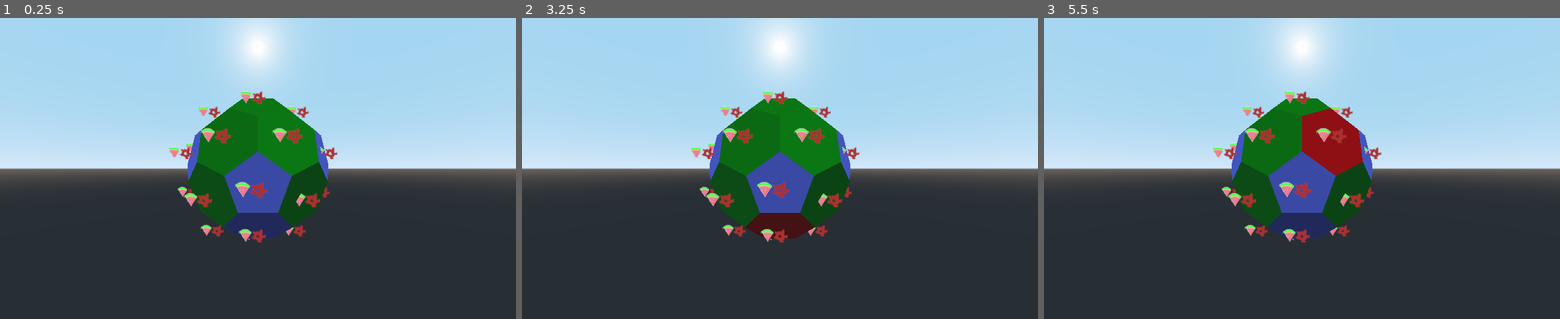
Above: before the commit, frames 1-3 (left to right).
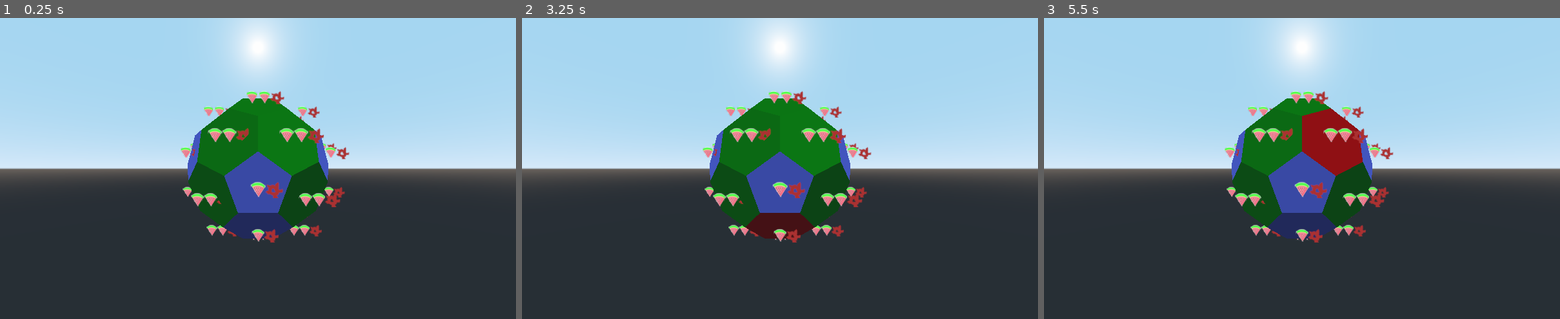
Above: after the commit, the same moments.

Repository: CawawaC/gwj-23
Game: Godot game, scene res://game.tscn
The game is run twice, just before and just after one commit, with the same random seed, the same clock (stepped at 60 frames per second) and the same inputs.
Inputs (mouse positions are in pixels of both pictures, inside the frame that each line leads up to):
- Up to frame 1 (0.25 s): no input
- Up to frame 2 (3.25 s): tap Enter at 0.5, 2 s; move the mouse to (893, 153) at 0.52 s; click (893, 153) at 0.67 s; tap Space at 1.25, 2.75 s; move the mouse to (676, 183) at 1.27 s; click (676, 183) at 1.42 s; move the mouse to (831, 102) at 2.02 s; click (831, 102) at 2.17 s; move the mouse to (754, 228) at 2.77 s; click (754, 228) at 2.92 s
- Up to frame 3 (5.5 s): tap Enter at 3.5 s; move the mouse to (1456, 213) at 3.52 s; click (1456, 213) at 3.67 s; tap Space at 4.25 s; move the mouse to (1147, 123) at 4.27 s; click (1147, 123) at 4.42 s; move the mouse to (1327, 168) at 5.02 s; click (1327, 168) at 5.17 s

The runs differ from the first frame. In frame 1, 3.0% of the frame differs, in the area x 32-68%, y 24-75%; in frame 2, 3.0%; in frame 3, 3.0%.

Commit message:
dynamic tile yields

Diff:
--- /dev/null
+++ b/camera.gd
@@ -0,0 +1 @@
+extends Camera
--- a/planet/tiles/tile.gd
+++ b/planet/tiles/tile.gd
@@ -52,14 +52,18 @@
 func determine_biome():
 	var mat = get_surface_material(0)
 	var col
+	var new_biome
 	if altitude <= Planet.water_level:
-		biome = Planet.Biome.Ocean
+		new_biome = Planet.Biome.Ocean
 		col = Color(.5, .5, 1)
 	else:
-		biome = Planet.Biome.Ground
+		new_biome = Planet.Biome.Ground
 		col = Color(0, altitude, 0)
 
-	tile_yield = Planet.get_tile_yield(biome)
+	if new_biome != biome:
+		biome = new_biome
+		tile_yield.set_values(Planet.get_tile_yield(biome))
+
 	mat.albedo_color = col
 	set_surface_material(0, mat)
 
--- /dev/null
+++ b/planet/tiles/yields/icons/food.tscn
@@ -0,0 +1,8 @@
+[gd_scene load_steps=2 format=2]
+
+[ext_resource path="res://planet/tiles/yields/MelonWhiteborder2.png" type="Texture" id=1]
+
+[node name="food" type="Sprite3D"]
+transform = Transform( 0.001, 0, 0, 0, 0.001, 0, 0, 0, 0.001, 0, 0, 0 )
+billboard = 1
+texture = ExtResource( 1 )
--- /dev/null
+++ b/planet/tiles/yields/icons/industry.tscn
@@ -0,0 +1,8 @@
+[gd_scene load_steps=2 format=2]
+
+[ext_resource path="res://planet/tiles/yields/industry.png" type="Texture" id=1]
+
+[node name="industry" type="Sprite3D"]
+transform = Transform( 0.01, 0, 0, 0, 0.01, 0, 0, 0, 0.01, 0, 0, 0 )
+billboard = 1
+texture = ExtResource( 1 )
--- a/planet/tiles/yields/tile yield.gd
+++ b/planet/tiles/yields/tile yield.gd
@@ -5,8 +5,11 @@
 export (int) var food
 export (int) var industry
 
+export (PackedScene) var food_icon
+export (PackedScene) var industry_icon
+
 func init():
-	print("heee")
+	update_icons()
 	layout()
 
 func layout():
@@ -17,3 +20,25 @@
 		var s = 0.005
 		c.translation = Vector3(s*i, 0, 0) - Vector3(s*count/2, 0, 0)
 		printt("trans ", c.translation)
+
+func set_values(tile_yield):
+	food = tile_yield.food
+	industry = tile_yield.industry
+
+	remove_icons()
+	update_icons()
+
+	layout()
+
+func remove_icons():
+	for c in get_children():
+		c.queue_free()
+
+func update_icons():
+	instance_icons(food, food_icon)
+	instance_icons(industry, industry_icon)
+
+func instance_icons(num, template):
+	for i in range(0, num):
+		var instance = template.instance()
+		add_child(instance)
--- a/planet/tiles/yields/tile yield.tscn
+++ b/planet/tiles/yields/tile yield.tscn
@@ -1,18 +1,14 @@
 [gd_scene load_steps=4 format=2]
 
 [ext_resource path="res://planet/tiles/yields/tile yield.gd" type="Script" id=1]
-[ext_resource path="res://planet/tiles/yields/MelonWhiteborder2.png" type="Texture" id=2]
-[ext_resource path="res://planet/tiles/yields/industry.png" type="Texture" id=3]
+[ext_resource path="res://planet/tiles/yields/icons/food.tscn" type="PackedScene" id=2]
+[ext_resource path="res://planet/tiles/yields/icons/industry.tscn" type="PackedScene" id=3]
 
 [node name="tile yield" type="Spatial"]
 script = ExtResource( 1 )
+food_icon = ExtResource( 2 )
+industry_icon = ExtResource( 3 )
 
-[node name="food" type="Sprite3D" parent="."]
-transform = Transform( 0.001, 0, 0, 0, 0.001, 0, 0, 0, 0.001, 0, 0, 0 )
-billboard = 1
-texture = ExtResource( 2 )
+[node name="food" parent="." instance=ExtResource( 2 )]
 
-[node name="industry" type="Sprite3D" parent="."]
-transform = Transform( 0.01, 0, 0, 0, 0.01, 0, 0, 0, 0.01, 0, 0, 0 )
-billboard = 1
-texture = ExtResource( 3 )
+[node name="industry" parent="." instance=ExtResource( 3 )]
--- a/planet/trunci.gd
+++ b/planet/trunci.gd
@@ -16,7 +16,6 @@
 
 		var tile_yield = tile_yield_template.instance()
 		face.add_child(tile_yield)
-
 
 		var mdt = MeshDataTool.new()
 		mdt.create_from_surface(face.mesh, 0)
